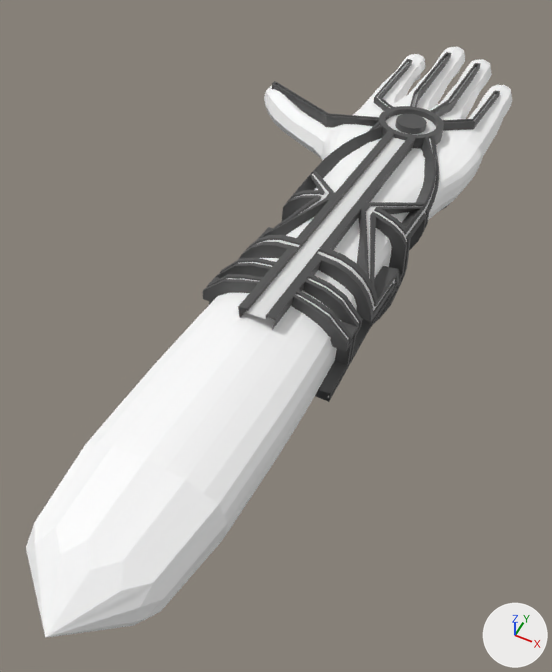
Two versions of the FBX model Assets/Art/Models/Glitch Arm.fbx, one commit apart.
Camera for both pictures: a 50 mm camera at (3.74, -0.09, 16.9) aimed at (-0.58, 8.54, 6.1). Lighting does not change. The marker at lower right points along +X, +Y and +Z. Where no turn or scale is listed for an object, it has been applied to the vertices. Vertices at the same position are counted once.
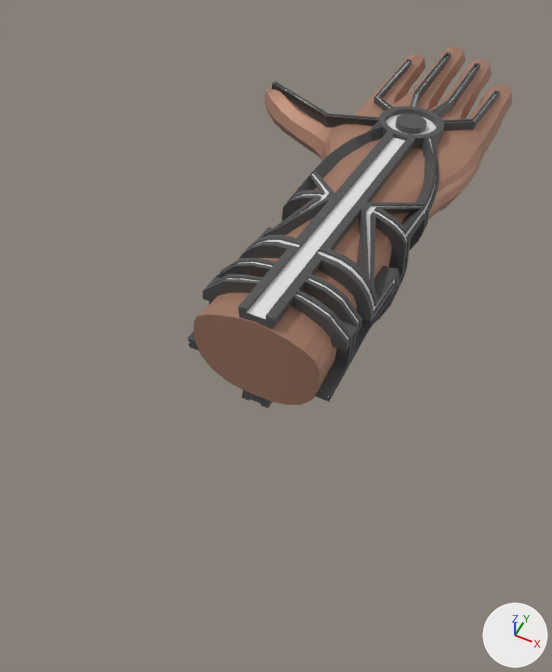
The change in detail:
Material 'Material' (mat_material) changes colour from white #ffffff to beige #bc8e79; in linear values from (1.0, 1.0, 1.0) to (0.501, 0.27, 0.19).
In material 'Material' (mat_material), metallic goes from 0.0 to 0.505.
me_cube_001 is used by ob_cube; location (0.0, 0.0, 8.73).
me_cube_001 had 666 vertices, 664 faces and spanned x -3.8..1.5, y 1.6..18.6, z -2.2..0.1.
me_cube_001 now has 593 vertices, 592 faces and spans x -3.8..1.5, y 6.6..18.6, z -2.2..-0.2.
Part 3, on me_cube_001:
75 vertices are removed from x -1.1..1.1, y 1.6..6.3, z -1.7..0.1.
88 faces are deleted.
14 vertices in x -1.1..1.1, y 6.3, z -1.7..-0.2 move by (0.0, 0.3, 0.0).
4 vertices in x -0.8..0.8, y 6.3, z -0.3..-0.1 move by (0.0, 0.3, -0.1).
3 vertices in x -0.2..0.3, y 6.2, z -1.8 move by (0.0, 0.4, 0.0).
1 vertex moves from x -0.5, y 6.3, z -0.2 to x -0.6, y 6.6, z -0.3.
2 vertices are added at (-1.1, 6.6, -0.9), (1.1, 6.6, -0.9).
16 new faces join them.
me_cylinder_019 is used by ob_cylinder_014; location (0.01, 13.74, 6.46).
me_cylinder_019 had 3267 vertices, 2592 faces and spanned x -3.65..1.31, y -7.17..3.92, z -0.19..2.31.
me_cylinder_019 now has 3586 vertices, 2834 faces and spans x -3.65..1.31, y -7.17..3.92, z -0.19..2.31.
me_cylinder_019 part 1: 23 vertices removed from x -0.6..0.54, y -2.58..0.42, z -0.12..1.57; 104 vertices added at x -1.24..1.2, y 1.6..3.49, z 0.85..1.22.
me_cylinder_019 part 2: 6 vertices added at x -2.66..-2.63, y 0.19..0.31, z 1.09..1.15.
Object 'Cylinder.022' (ob_cylinder_022) is deleted.
Object 'Cylinder.019' (ob_cylinder_019) is deleted.

Boxes [x1, y1, x2, y2] around the edits, measured in the pictures (552 x 672 px):
'Cube', recoloured, surface changed, reshaped (34% narrower, 39% shorter): before [26, 47, 512, 638]; after [193, 47, 512, 405]
'Cylinder.014', reshaped: before [203, 52, 500, 402]; after [188, 52, 500, 408]
part 1 of me_cylinder_019, built on: before [379, 114, 443, 139]; after [375, 53, 499, 128]
part 2 of me_cylinder_019, added: after [274, 82, 329, 117]
part 3 of me_cube_001, cut back: before [26, 306, 325, 638]; after [193, 306, 325, 405]
